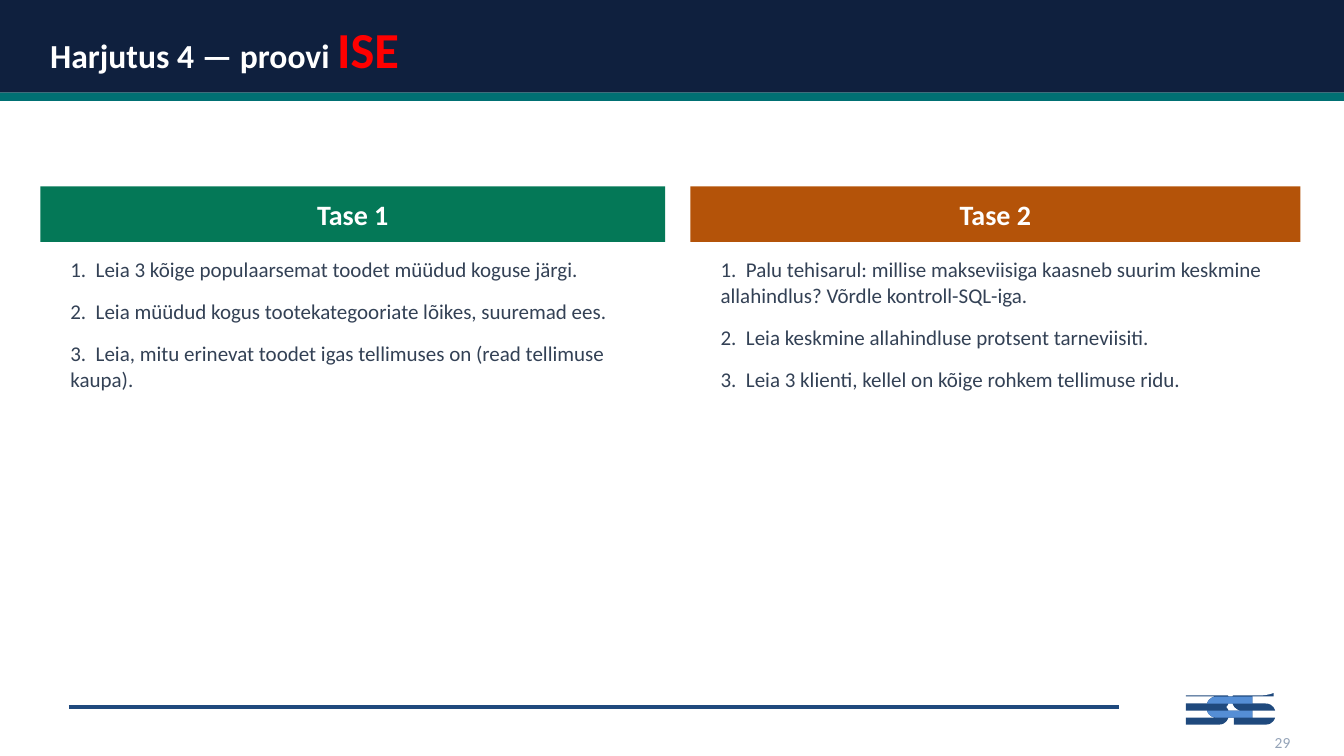
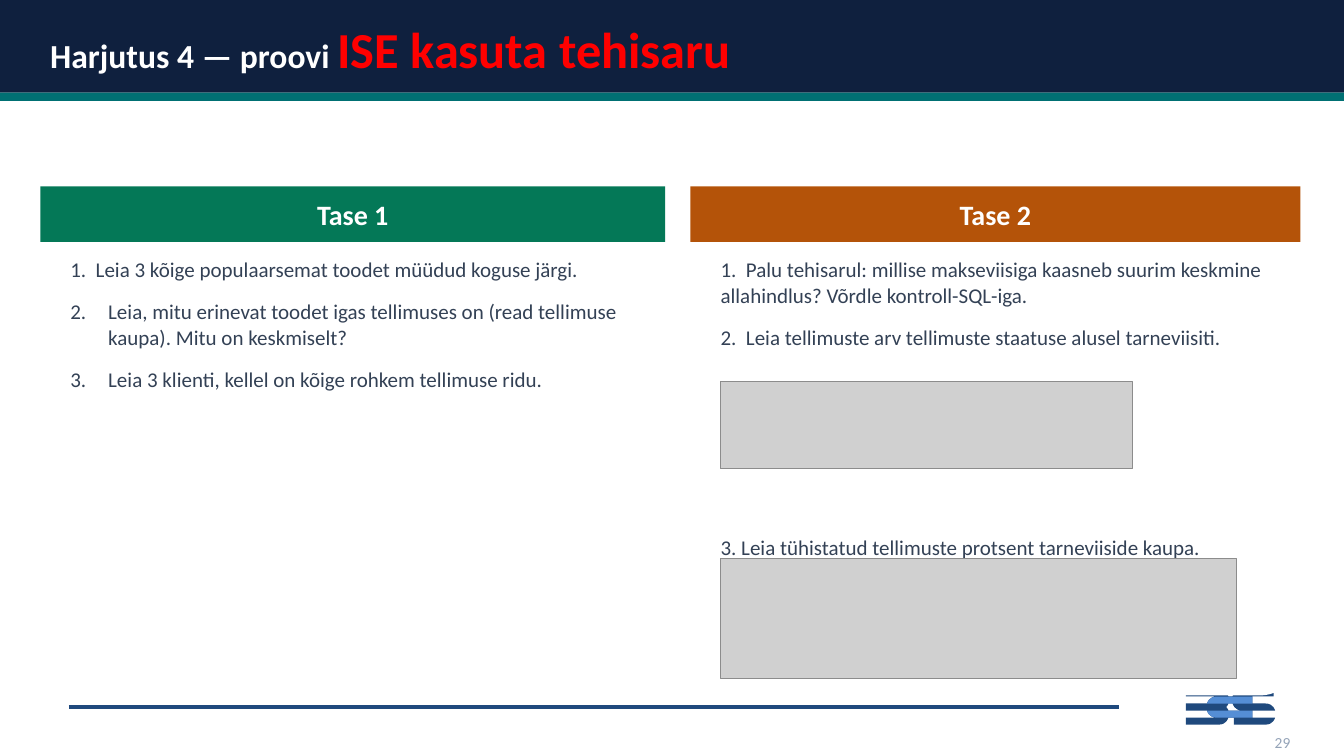
Before and after one commit to emilieabel/andmetarkus, a slide deck: slide 29 of Materjalid/Day8 SQL/8-paev-andmetarkus-esitlus.pptx (slide 22 before the commit). Drawn at 1344x756 pixels with LibreOffice and Linux fonts; fonts in the diff are those of the drawing; grey boxes stand for pictures. Boxes give left, top, right and bottom in pixels: in the first picture for what was removed or moved away, otherwise in the second. Text is boxed around its words. In the diff, an @@ line names an element or a change of style, - is before the commit and + after.

```diff
--- a/Materjalid/Day8 SQL/8-paev-andmetarkus-esitlus.pptx
+++ b/Materjalid/Day8 SQL/8-paev-andmetarkus-esitlus.pptx
@@ text at bbox=[50, 32, 730, 74]: text changed; size 24 to 36 pt; text colour #FFFFFF to #FF0000 @@
-Harjutus 4 — proovi ISE
+Harjutus 4 — proovi ISE kasuta tehisaru
@@ text at bbox=[108, 304, 616, 391]: text changed @@
-2. Leia müüdud kogus tootekategooriate lõikes, suuremad ees.
-3. Leia, mitu erinevat toodet igas tellimuses on (read tellimuse kaupa).
+2. Leia, mitu erinevat toodet igas tellimuses on (read tellimuse kaupa). Mitu on keskmiselt?
+3. Leia 3 klienti, kellel on kõige rohkem tellimuse ridu.
@@ text at bbox=[721, 330, 1221, 561]: text changed @@
-2. Leia keskmine allahindluse protsent tarneviisiti.
-3. Leia 3 klienti, kellel on kõige rohkem tellimuse ridu.
+2. Leia tellimuste arv tellimuste staatuse alusel tarneviisiti.
+3. Leia tühistatud tellimuste protsent tarneviiside kaupa.
@@ picture added at bbox=[720, 381, 1132, 469] @@
@@ picture added at bbox=[720, 559, 1237, 679] @@
```
Also in this commit, not shown: 17 other slides changed, 20 slides added, 5 slides removed, 7 other files.
